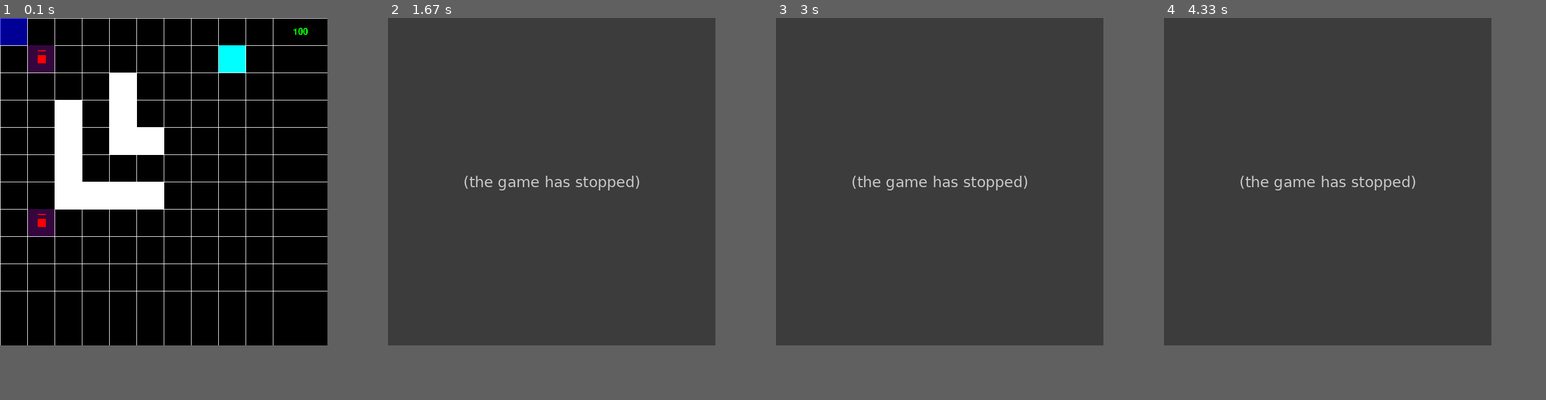
Above: before the commit, frames 1-4 (left to right).
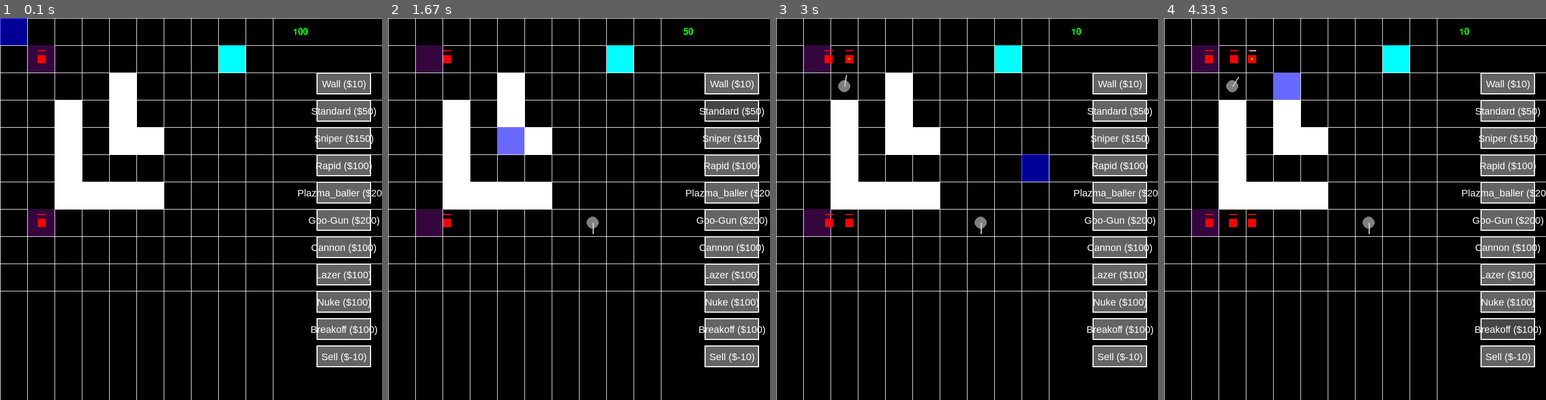
Above: after the commit, the same moments.

Repository: slalomsquid/Tower-Defence
Game: pygame game, started from main.py
The game is run twice, just before and just after one commit, with the same random seed, the same clock (stepped at 60 frames per second) and the same inputs.
Inputs (mouse positions are in pixels of both pictures, inside the frame that each line leads up to):
- Up to frame 1 (0.1 s): no input
- Up to frame 2 (1.67 s): press the mouse at (582, 235) at 0.37 s; move the mouse to (533, 224) at 0.47 s; release the mouse at (487, 212) at 0.6 s; press the mouse at (731, 82) at 0.7 s; move the mouse to (590, 79) at 0.8 s; release the mouse at (452, 75) at 0.93 s; click (502, 147) at 1.07 s; press the mouse at (731, 109) at 1.37 s; move the mouse to (705, 86) at 1.47 s; release the mouse at (678, 63) at 1.6 s
- Up to frame 3 (3 s): click (959, 346) at 1.73 s; click (852, 79) at 2.07 s; press the mouse at (1119, 357) at 2.37 s; move the mouse to (986, 354) at 2.47 s; release the mouse at (852, 350) at 2.6 s; click (1047, 159) at 2.73 s
- Up to frame 4 (4.33 s): press the mouse at (1507, 300) at 3.03 s; move the mouse to (1458, 239) at 3.13 s; release the mouse at (1408, 174) at 3.27 s; press the mouse at (1507, 273) at 3.37 s; move the mouse to (1435, 304) at 3.47 s; release the mouse at (1358, 335) at 3.6 s; press the mouse at (1507, 247) at 3.7 s; move the mouse to (1393, 163) at 3.8 s; release the mouse at (1282, 75) at 3.93 s; press the mouse at (1507, 327) at 4.03 s; move the mouse to (1492, 266) at 4.13 s; release the mouse at (1477, 201) at 4.27 s
In our replay, the window is 600x600 before the commit and 700x700 after it. These sizes can differ from the game's own. Grey fills any space a smaller window leaves; there, only what the larger window draws over its background counts as a difference.

The runs differ from the first frame. In frame 1, 9.5% of the frame differs, in the area x 0-100%, y 0-100%; in frame 2, 81%; in frame 3, 81%; in frame 4, 81%.
Error before the commit: IndexError: list index out of range (classes.py line 287); the game stopped at 0.7 s (later frames are placeholders)

Commit message:
More classes
its become too cluttered

Diff:
--- a/classes.py
+++ b/classes.py
@@ -1,7 +1,7 @@
-import pygame, random, pygameUtils, constants, numpy as np
+import pygame, random, pygameUtils, constants, numpy as np, copy
 
 class Enemy():
-    def __init__(self, size, pos : tuple, speed=10, health=100):
+    def __init__(self, size, pos : tuple, color : tuple, speed=10, health=100, reward=10):
         self.rect = pygame.Rect(0, 0, size, size)
         self.rect.center = (0,0)
         """rect x,y is an offset from the center (declared by self.x and y)"""
@@ -15,6 +15,12 @@
         self.max_health = health
         self.health = health
         self.damage = 10
+        self.reward = reward
+        # unfortunate but default fails due to circular import
+        if color:
+            self.color = color
+        else:
+            self.color = constants.RED
 
     # def handle_movement(self, dt, array, player):
     #     path : list[tuple] = pygameUtils.find_path(array, (self.y,self.x), (player.y,player.x))
@@ -133,7 +139,7 @@
 
         self.time_since_last = 0.0
 
-        enemies.append(Enemy(15, self.pos, 20))
+        enemies.append(Enemy(15+(self.enemies_released*0.1), self.pos, constants.RED, 20+self.enemies_released*2, 100+self.enemies_released*2))
         self.enemies_released +=1
 
 class Tower():
@@ -144,9 +150,9 @@
         self.health = health
 
 class Bullet():
-    def __init__(self, pos : tuple, size, speed, direction_vector, damage, max_dist=1000):
+    def __init__(self, pos : tuple, size, speed, direction_vector, damage, max_dist=1000.0, destroy=True, aoe=False, second = None, break_num = 0, break_vel = 0, start_angle = 0):
         self.pos : tuple = pos
-        self.velocity = np.array(direction_vector * speed)
+        self.velocity = np.array(np.array(direction_vector) * speed)
         self.damage = damage
         self.max_dist = max_dist
         self.speed = speed
@@ -154,8 +160,15 @@
         self.distance_travelled = 0.0
         self.size = size
         self.kill = False
-
-    def update(self, dt, enemies : list[Enemy]):
+        self.destroy = destroy
+        self.aoe = aoe
+        """If false, collision check stops afer single hit"""
+        self.second = second
+        self.break_num = break_num
+        self.break_vel = break_vel
+        self.start_angle = start_angle
+
+    def update(self, dt, enemies : list[Enemy], bullets):
 
         # self.time_since_last += dt
 
@@ -174,12 +187,22 @@
             # enemy_pos = pygameUtils.get_centre_pos_from_idx(enemy.x, enemy.y)
             enemy_grid_pos = pygameUtils.get_centre_pos_from_idx((enemy.x, enemy.y), constants.GRID_SIZE)
             enemy_center_pos = np.array(enemy_grid_pos + np.array([enemy.rect.centerx, enemy.rect.centery]))
-            if pygameUtils.get_distance_between(tuple(enemy_center_pos), tuple(self.pos)) < enemy.height:
+            if pygameUtils.get_distance_between(tuple(enemy_center_pos), tuple(self.pos)) < enemy.height+self.size:
                 enemy.health -= self.damage
                 if enemy.health <= 0:
                     enemies.remove(enemy)
-                self.kill = True
-                break
+                if self.destroy:
+                    self.kill = True
+                if self.second:
+                    angle_step = 360//self.break_num
+                    for angle in range(0,360,angle_step):
+                        new_bullet : Bullet = copy.copy(self.second)
+                        new_bullet.pos = self.pos
+                        new_bullet.velocity = np.array(pygameUtils.angle_to_vector(angle)) * self.break_vel
+                        bullets.append(new_bullet)
+
+                if not self.aoe:
+                    break
 
         if self.distance_travelled >= self.max_dist:
             self.kill = True
@@ -187,7 +210,7 @@
         # Gahh so repetetive, but good, its good right? its so good actually object oriented, thankyou abhisek
 
 class Turret():
-    def __init__(self, coord : tuple, health, frequency):
+    def __init__(self, coord : tuple, health, frequency, bullet : Bullet):
         self.x : int = coord[0]
         self.y : int = coord[1]
         self.rect = pygame.Rect(self.x, self.y, constants.GRID_SIZE, constants.GRID_SIZE)
@@ -197,6 +220,7 @@
         self.angle : float = 0.0
         self.range = 100
         self.time_since_last = 0.0
+        self.bullet = bullet
 
     # def update(self, dt, enemies, bullets):
 
@@ -239,7 +263,7 @@
                     distance_to_target = distance
                     target_pos = (enemy_pixel_x, enemy_pixel_y)
 
-            # 4. Update Rotation (Tracking)
+            # Update Rotation (Tracking)
             if target_pos:
                 points.append((target_pos[0], target_pos[1]))
                 # Calculate vector from turret to the pixel target
@@ -250,9 +274,13 @@
                 # Assuming vector_to_angle takes (x, y)
                 self.angle = pygameUtils.vector_to_angle((rel_x, rel_y))
 
-                # 5. Shooting Logic
+                # Shooting Logic
                 if self.time_since_last >= self.frequency:
-                    bullets.append(Bullet(self.center, 2, 10, pygameUtils.angle_to_vector(self.angle+random.randrange(-1,1)*0.5), 50))
+                    # bullets.append(Bullet(self.center, 2, 10, pygameUtils.angle_to_vector(self.angle+random.randrange(-1,1)*0.5), 50))
+                    bullet = copy.copy(self.bullet)
+                    bullet.pos = self.center
+                    bullet.velocity = np.array(pygameUtils.angle_to_vector(self.angle+random.randrange(-1,1)*0.5) * bullet.speed)
+                    bullets.append(bullet)
                     self.time_since_last = 0.0
 
             # else:
@@ -269,35 +297,109 @@
         # pygame.draw.circle(surf, constants.DARK_GREY, target_pos+(pygameUtils.angle_to_vector(self.angle)*self.range), 10)
         return surf
 
+# class Cursor():
+#     def __init__(self, pos : tuple, color : tuple, alpha : int):
+#         self.x : int = pos[0]
+#         self.y : int = pos[1]
+#         self.rect = pygame.Rect(self.x, self.y, constants.GRID_SIZE, constants.GRID_SIZE)
+#         self.color : tuple = color + (alpha,)
+
+#     def move_to_mouse(self, pos : tuple):
+#         coord = pygameUtils.get_grid_index(pos, constants.GRID_SIZE)
+#         if coord[0] <= constants.GRID_X and coord[1] <= constants.GRID_Y:
+#             self.x, self.y = coord
+
+#     def place(self, pos : tuple, turrets : list[Turret], array, spawners : list[Spawner], tower : Tower):
+#         coord = pygameUtils.get_grid_index(pos, constants.GRID_SIZE)
+#         x, y = coord
+#         if array[y][x] != 0:
+#             return
+#         for spawner in spawners:
+#             array[y][x] = 4
+#             path = pygameUtils.find_path(array, (spawner.pos[1], spawner.pos[0]), (tower.y, tower.x), [1,4])
+#             if not path:
+#                 array[y][x] = 0 # Clean up before leaving lol
+#                 return
+#         turrets.append(Turret(coord, 100, 1))
+#         array[y][x] = 4
+
+#     def update_pos(self, dt, enemies):
+
+#         pass
+
 class Cursor():
     def __init__(self, pos : tuple, color : tuple, alpha : int):
         self.x : int = pos[0]
         self.y : int = pos[1]
         self.rect = pygame.Rect(self.x, self.y, constants.GRID_SIZE, constants.GRID_SIZE)
         self.color : tuple = color + (alpha,)
+        self.selected_type = "Standard" # Default starting turret
 
     def move_to_mouse(self, pos : tuple):
         coord = pygameUtils.get_grid_index(pos, constants.GRID_SIZE)
         if coord[0] <= constants.GRID_X and coord[1] <= constants.GRID_Y:
             self.x, self.y = coord
 
-    def place(self, pos : tuple, turrets : list[Turret], array, spawners : list[Spawner], tower : Tower):
+    def place(self, pos, turrets, array, spawners, tower, turret_data):
         coord = pygameUtils.get_grid_index(pos, constants.GRID_SIZE)
         x, y = coord
+
+        # Check grid bounds
+        if y >= len(array) or x >= len(array[0]):
+            return False
+
+        stats = turret_data[self.selected_type]
+
+        if stats.get("class") == 0:
+            array[y][x] = 0
+            for turret in turrets:
+                if turret.x == x and turret.y == y:
+                    turrets.remove(turret)
+            return True
+
+        # Check availability
         if array[y][x] != 0:
-            return
+            return False
+
+        # Pathfinding check
+        array[y][x] = 4
         for spawner in spawners:
-            array[y][x] = 4
             path = pygameUtils.find_path(array, (spawner.pos[1], spawner.pos[0]), (tower.y, tower.x), [1,4])
             if not path:
-                array[y][x] = 0 # Clean up before leaving lol
-                return
-        turrets.append(Turret(coord, 100, 1))
-        array[y][x] = 4
-
-    def update_pos(self, dt, enemies):
-
-        pass
+                array[y][x] = 0
+                return False
+
+        new_turret = Turret(coord, stats["health"], stats["freq"], stats["bullet"])
+        new_turret.range = stats["range"]
+        # (Optional) store color in Turret class to draw different types
+        turrets.append(new_turret)
+        return True
+
+class Button():
+    def __init__(self, x, y, width, height, text, turret_type, color):
+        self.rect = pygame.Rect(x, y, width, height)
+        self.text = text
+        self.turret_type = turret_type
+        self.color = color
+        self.is_hovered = False
+        self.is_selected = False
+
+    def draw(self, screen):
+        # Draw button background
+        bg_color = tuple(max(0, c - 30) for c in self.color) if self.is_selected else \
+           tuple(min(255, c + 30) for c in self.color) if self.is_hovered else \
+           self.color
+        pygame.draw.rect(screen, bg_color, self.rect)
+        pygame.draw.rect(screen, (255, 255, 255), self.rect, 2) # Border
+
+        # Draw text (Assuming you have access to a font)
+        font = pygame.font.SysFont("Arial", 18)
+        text_surf = font.render(self.text, True, (255, 255, 255))
+        text_rect = text_surf.get_rect(center=self.rect.center)
+        screen.blit(text_surf, text_rect)
+
+    def check_click(self, mouse_pos):
+        return self.rect.collidepoint(mouse_pos)
 
 if __name__ == "__main__":
     print("This is a utility file, not meant to be run directly")
--- a/constants.py
+++ b/constants.py
@@ -2,7 +2,7 @@
 import pygame
 
 FPS = 20
-WIDTH, HEIGHT = 600, 600
+WIDTH, HEIGHT = 700, 700
 ORIGIN = [WIDTH//2, HEIGHT//2]
 
 GRID_SIZE : int = 50
--- a/main.py
+++ b/main.py
@@ -1,5 +1,5 @@
 import constants, keybinds, pygame, pygameUtils, numpy as np
-from classes import Enemy, Player, Spawner, Tower, Turret, Cursor, Bullet
+from classes import Enemy, Player, Spawner, Tower, Turret, Cursor, Bullet, Button
 
 pygame.init()
 clock = pygame.time.Clock()
@@ -8,7 +8,7 @@
 pygame.display.set_caption("Tower defence")
 
 # def draw(array : list[list], enemies : list[Enemy], player : Player, points : list[tuple], money):
-def draw(array : list[list], enemies : list[Enemy], turrets : list[Turret], bullets : list[Bullet], points : list[tuple], money, cursor : Cursor):
+def draw(array : list[list], enemies : list[Enemy], turrets : list[Turret], bullets : list[Bullet], points : list[tuple], money, cursor : Cursor, ui_buttons):
     SCREEN.fill(constants.BLACK)
 
     for row_idx, row in enumerate(array):
@@ -31,7 +31,8 @@
     pygame.draw.line(SCREEN, constants.WHITE, (0, len(array)*constants.GRID_SIZE), (constants.WIDTH, len(array)*constants.GRID_SIZE))
 
     for bullet in bullets:
-        pygame.draw.circle(SCREEN, constants.PURPLE, (bullet.pos), 2)
+        # pygame.draw.circle(SCREEN, constants.PURPLE, (bullet.pos), 2)
+        pygame.draw.circle(SCREEN, constants.PURPLE, (bullet.pos), bullet.size)
 
 
     for enemy in enemies:
@@ -58,6 +59,10 @@
 
     for point in points:
         pygame.draw.circle(SCREEN, constants.GREEN, point, 2)
+
+    for btn in ui_buttons:
+        btn.is_hovered = btn.rect.collidepoint(pygame.mouse.get_pos())
+        btn.draw(SCREEN)
 
     money_pos : list = list(pygameUtils.get_centre_pos_from_idx((len(array[0])+2, 0), constants.GRID_SIZE))
     money_pos[0] -= 1.5*constants.GRID_SIZE
@@ -129,6 +134,99 @@
         [0,0,0,0,0,0,0,0,0,0]
     ]
 
+    TURRET_TYPES = {
+        "Wall": {
+            "cost": 10
+        },
+        "Standard": {
+            "cost": 50,
+            "class": 4,
+            "range": 100,
+            "freq": 1.0,
+            "health": 100,
+            # "bullet": {"size":2,"speed":10,"damage":50,"color":(PURPLE)},
+            "bullet":Bullet((0,0), 2, 10, (0,0), 40),
+            "color": (150, 150, 150) # Grey
+        },
+        "Sniper": {
+            "cost": 150,
+            "class": 4,
+            "range": 250,
+            "freq": 2.5,
+            "health": 100,
+            "bullet":Bullet((0,0), 2, 10, (0,0), 80),
+            "color": (50, 50, 200) # Blue-ish
+        },
+        "Rapid": {
+            "cost": 100,
+            "class": 4,
+            "range": constants.GRID_SIZE*1.5,
+            "freq": 0.2,
+            "health": 100,
+            "bullet":Bullet((0,0), 2, 10, (0,0), 10),
+            "color": (200, 50, 50) # Red-ish
+        },
+        "Plazma_baller": {
+            "cost": 200,
+            "class": 4,
+            "range": constants.GRID_SIZE*1.5,
+            "freq": 4,
+            "health": 100,
+            "bullet":Bullet((0,0), 10, 5, (0,0), 10, constants.GRID_SIZE*1.5, False, True),
+            "color": (200, 50, 50) # Red-ish
+        },
+        "Goo-Gun": {
+            "cost": 200,
+            "class": 4,
+            "range": constants.GRID_SIZE*10,
+            "freq": 0.2,
+            "health": 100,
+            "bullet":Bullet((0,0), 10, 1, (0,0), 1, constants.GRID_SIZE*2, False, True),
+            "color": (200, 50, 50) # Red-ish
+        },
+        "Cannon": {
+            "cost": 100,
+            "class": 4,
+            "range": constants.GRID_SIZE*5,
+            "freq": 2,
+            "health": 100,
+            "bullet":Bullet((0,0), 5, 10, (0,0), 120, constants.GRID_SIZE*5),
+            "color": (200, 50, 50) # Red-ish
+        },
+        "Lazer": {
+            "cost": 100,
+            "class": 4,
+            "range": constants.GRID_SIZE*5,
+            "freq": 0.01,
+            "health": 100,
+            "bullet":Bullet((0,0), 1, 10, (0,0), 10, constants.GRID_SIZE*5),
+            "color": (200, 0, 0) # Red-ish
+        },
+        "Nuke": {
+            "cost": 100,
+            "class": 4,
+            "range": constants.GRID_SIZE*2,
+            "freq": 20,
+            "health": 100,
+            "bullet":Bullet((0,0), 1000, 1, (0,0), 1000, constants.GRID_SIZE*1, False, True),
+            "color": (200, 0, 0) # Red-ish
+        },
+        "Breakoff": {
+            "cost": 100,
+            "class": 4,
+            "range": constants.GRID_SIZE*2,
+            "freq": 1,
+            "health": 100,
+            "bullet":Bullet((0,0), 2, 10, (0,0), 20, constants.GRID_SIZE*1, True, False, Bullet((0,0), 2, 10, (0,0), 20), 6, 10, 0),
+            "color": (200, 0, 0) # Red-ish
+        },
+        "Sell": {
+            "cost": -10,
+            "class": 0,
+        }
+    }
+
+
     spawners : list[Spawner] = []
 
     tower = Tower((0,0), 100, 1)
@@ -137,7 +235,7 @@
         for col_idx, item in enumerate(row):
             match item:
                 case 2:
-                    spawners.append(Spawner((col_idx, row_idx), 2, 100, 0))
+                    spawners.append(Spawner((col_idx, row_idx), 2, 99999, 0))
                 case 3:
                     # towers.append(Tower((col_idx, row_idx), 100, 10))
                     tower.x, tower.y = col_idx, row_idx
@@ -161,6 +259,22 @@
     timer : float = 0.0
 
     running = True
+
+    button_width = 100
+    button_height = 40
+    ui_buttons = []
+    start_y = 100 # Position below the money text
+
+    for i, (t_name, t_data) in enumerate(TURRET_TYPES.items()):
+        ui_buttons.append(Button(
+            constants.WIDTH - 120, # Docked to the right
+            start_y + (i * (button_height + 10)),
+            button_width,
+            button_height,
+            f"{t_name} (${t_data['cost']})",
+            t_name,
+            (100, 100, 100)
+        ))
 
     while running:
 
@@ -186,12 +300,31 @@
                     cursor.move_to_mouse(mouse_pos)
                     # mouse_rel = event.rel
                     pass
+                # case pygame.MOUSEBUTTONDOWN:
+                #     match event.button:
+                #         case 1: # 1 represents the left mouse button
+                #             if money >= 50:
+                #                 cursor.place(mouse_pos, turrets, map_array, spawners, tower)
+                #                 money -= 50
+
                 case pygame.MOUSEBUTTONDOWN:
-                    match event.button:
-                        case 1: # 1 represents the left mouse button
-                            if money >= 50:
-                                cursor.place(mouse_pos, turrets, map_array, spawners, tower)
-                                money -= 50
+                    if event.button == 1:
+                        # Check if a ui button clicked
+                        button_clicked = False
+                        for btn in ui_buttons:
+                            btn.is_selected = False
+                            if btn.check_click(event.pos):
+                                cursor.selected_type = btn.turret_type
+                                button_clicked = True
+                                btn.is_selected = True
+
+                        # If no button clicked, try to place a turret
+                        if not button_clicked:
+                            cost = TURRET_TYPES[cursor.selected_type]["cost"]
+                            if money >= cost:
+                                # Pass the dictionary so the cursor knows the stats
+                                if cursor.place(mouse_pos, turrets, map_array, spawners, tower, TURRET_TYPES):
+                                    money -= cost
                 case pygame.KEYDOWN:
                     if any(event.key == key for key in keybinds.shoot):
                         # bullet = Bullet(player.rect.centerx, player.rect.centery, player.rotation, 5)
@@ -219,7 +352,7 @@
         num_enemy = len(enemies)
 
         for bullet in bullets:
-            bullet.update(delta_time, enemies)
+            bullet.update(delta_time, enemies, bullets)
 
         new_num_enemy = len(enemies)
 
@@ -228,7 +361,7 @@
 
         bullets[:] = [b for b in bullets if not getattr(b, 'kill', False)]
 
-        draw(map_array, enemies, turrets, bullets, points, money, cursor)
+        draw(map_array, enemies, turrets, bullets, points, money, cursor, ui_buttons)
 
 if __name__ == "__main__":
     main()
